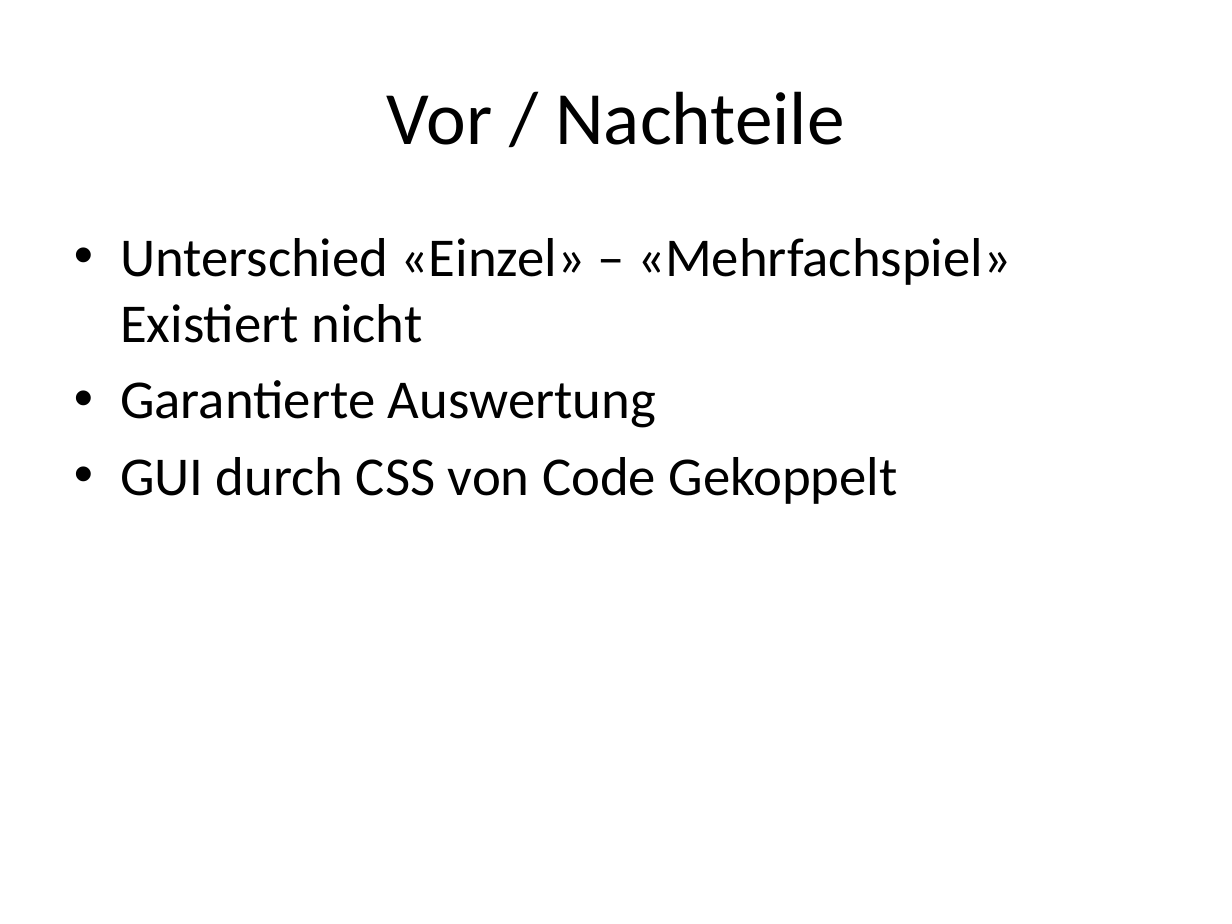
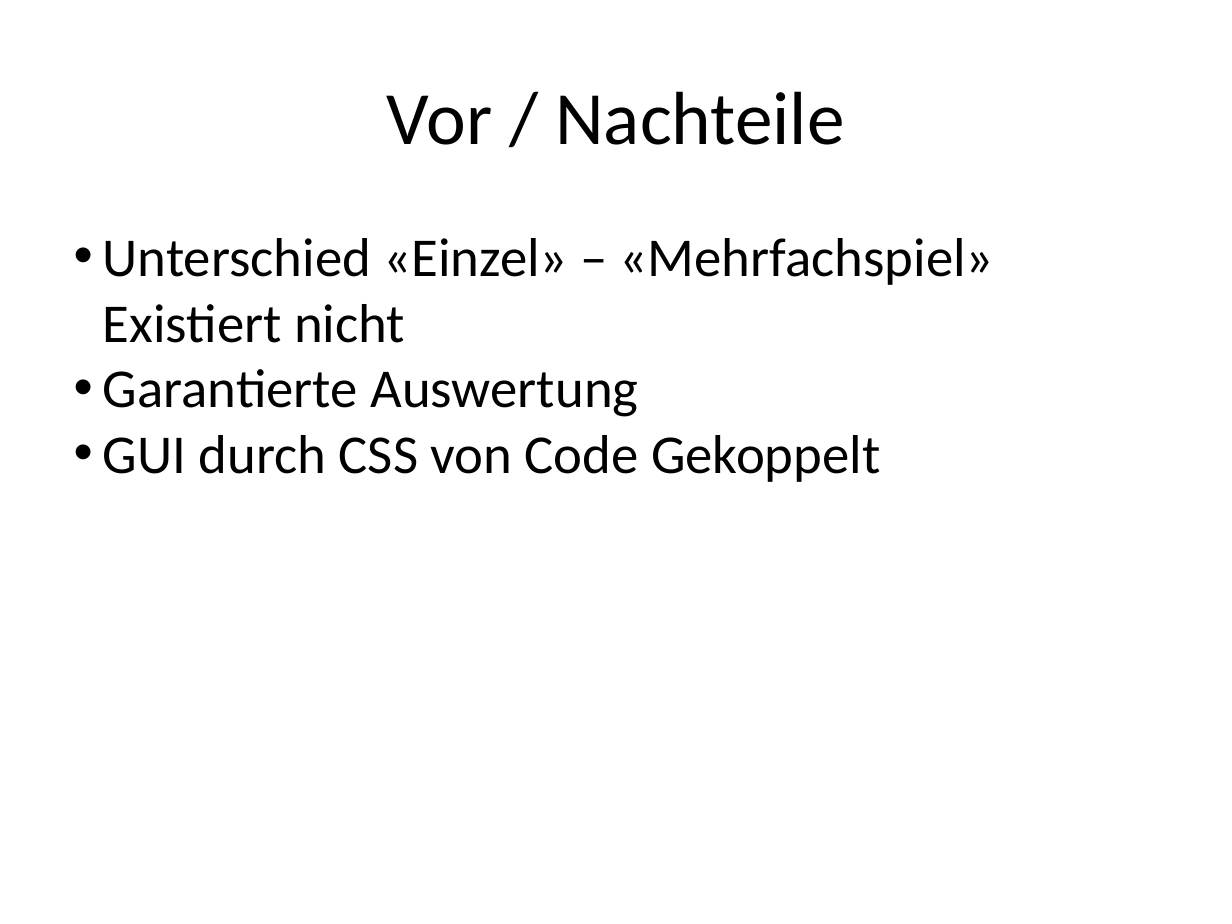
Before and after one commit to Wh0l3/Lotto, a slide deck: slide 12 of Lotto Validierung.pptx (slide 10 before the commit). Drawn at 1232x924 pixels with LibreOffice and Linux fonts; fonts in the diff are those of the drawing. Boxes give left, top, right and bottom in pixels: in the first picture for what was removed or moved away, otherwise in the second. Text is boxed around its words. In the diff, an @@ line names an element or a change of style, - is before the commit and + after.

```diff
--- a/Lotto Validierung.pptx
+++ b/Lotto Validierung.pptx
@@ text "Unterschied «Einzel» – «Mehrfachspiel» Existiert ..." at box(103, 238, 994, 482): indent changed; less space between paragraphs @@
```
Also in this commit, not shown: 7 other slides changed, 2 slides added, 8 other files.
